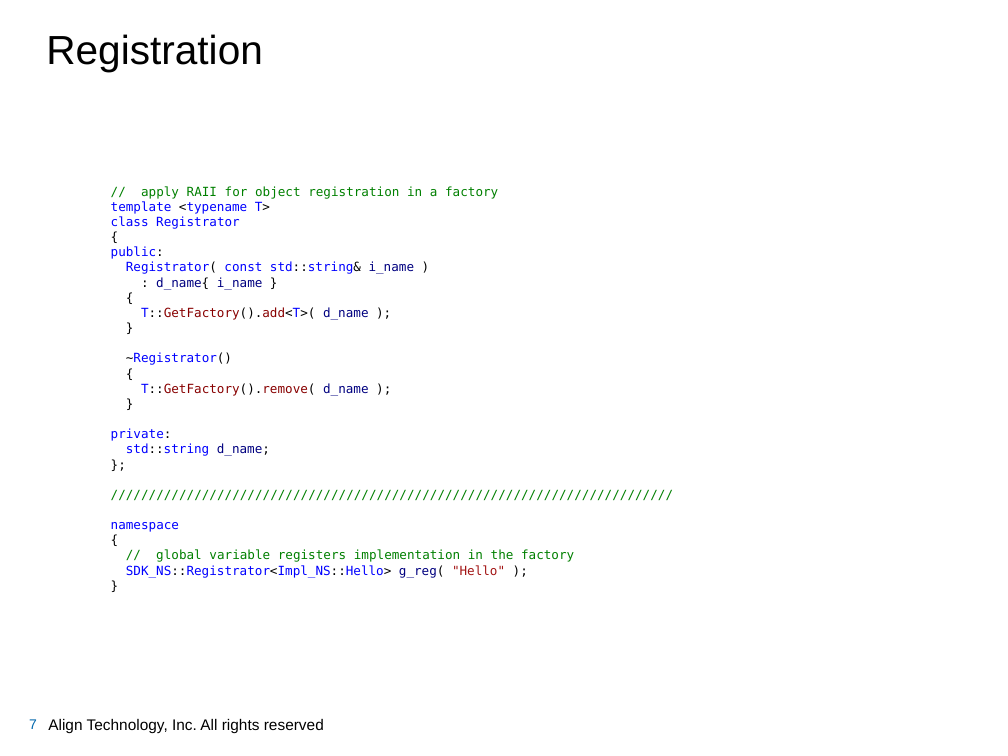
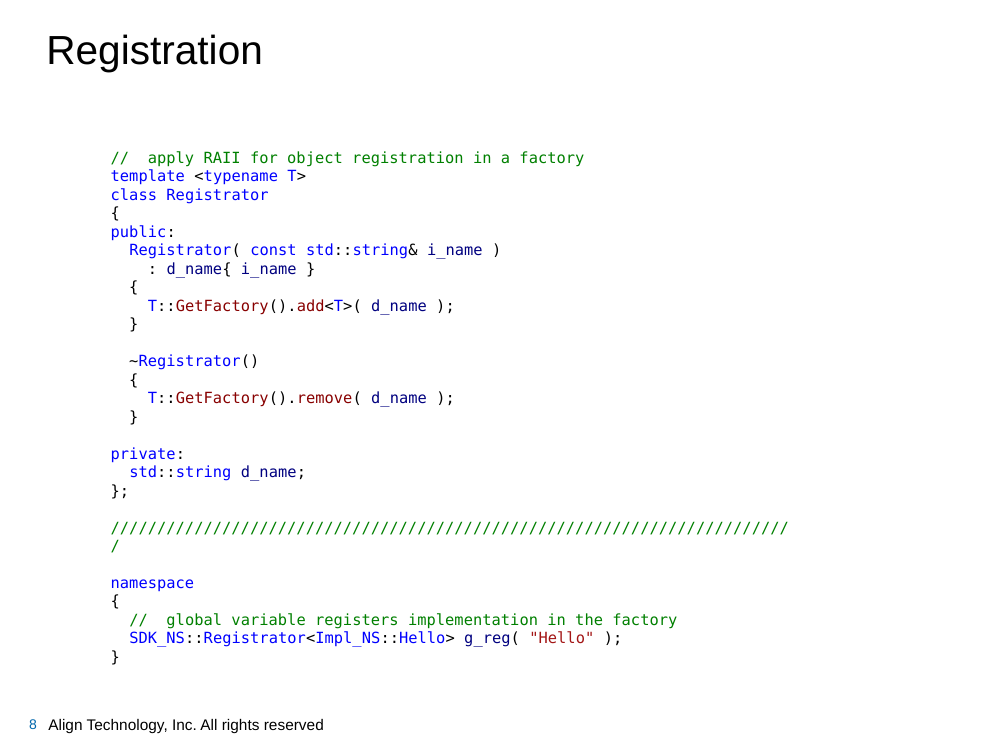
Before and after one commit to garlyon/MeetUp, a slide deck: slide 8 of Factory/Factory.pptx (slide 7 before the commit). Drawn at 1008x756 pixels with LibreOffice and Linux fonts; fonts in the diff are those of the drawing; background and template pictures are left out. Boxes give left, top, right and bottom in pixels: in the first picture for what was removed or moved away, otherwise in the second. Text is boxed around its words. In the diff, an @@ line names an element or a change of style, - is before the commit and + after.

```diff
--- a/Factory/Factory.pptx
+++ b/Factory/Factory.pptx
@@ text "// apply RAII for object ...": place and size @@
-text "// apply RAII for object ..." at [111, 186, 574, 578]
+text "// apply RAII for object ..." at [111, 151, 677, 647]
@@ text "// apply RAII for object ..." at [111, 151, 677, 647]: size 9 to 11 pt @@
@@ page number at [29, 719, 37, 729]: text changed @@
-7
+8
```
Also in this commit, not shown: 5 other slides changed, 1 slide added.
